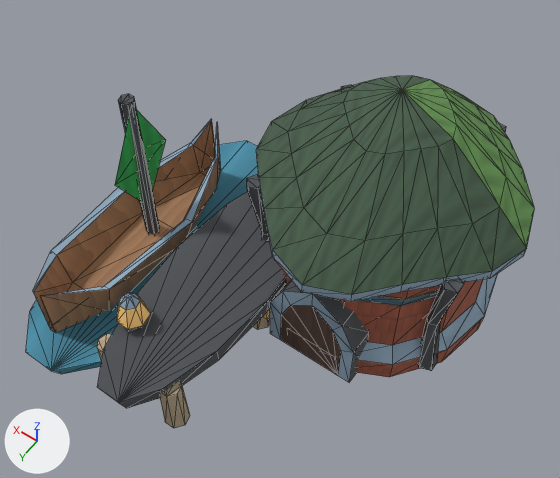
A saved change to the glTF model Assets/GodSim/Art/Models/Buildings/Elf/Commerce/bld_elf_harbor_industrial_v0.glb.
Rendered twice from a 50 mm lens placed at (-1.01, 1.46, 2.53), pointed at (-0.08, 0.16, 0.47). Every picture has the same lights, and +X, +Y and +Z are marked at lower left. The picture after the commit comes second. Mesh edges are drawn as thin lines. Vertices at exactly the same position are counted once.

Names of what the first picture shows: 'LOD0'.
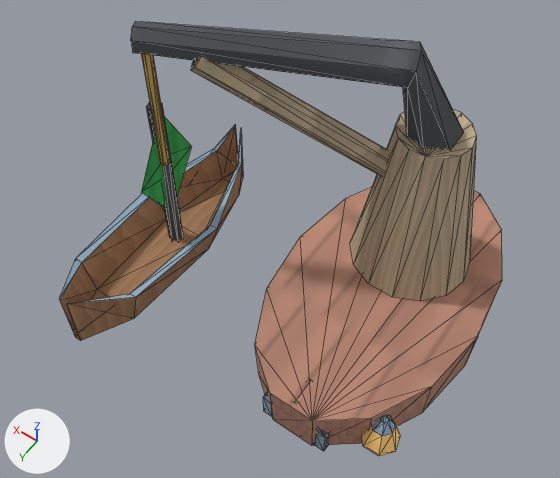
Changed parts and their boxes [x1, y1, x2, y2] in the pictures (560 x 478 px; the box of a moved part takes in the faces that stretch with it):
'LOD0', reshaped (13% narrower, 24% taller)
    before: [26, 76, 535, 428]
    after: [60, 21, 502, 456]
part 1 of me_lod0, moved or reshaped
    before: [97, 191, 286, 408]
    after: [255, 188, 502, 446]
part 2 of me_lod0, moved or reshaped (mostly hidden before)
    before: [264, 309, 270, 320]
    after: [362, 415, 401, 456]
part 3 of me_lod0, moved or reshaped
    before: [270, 280, 369, 383]
    after: [263, 392, 329, 451]
part 4 of me_lod0, moved or reshaped
    before: [33, 119, 221, 333]
    after: [60, 125, 243, 341]
part 5 of me_lod0, added (brown)
    after: [141, 54, 170, 165]
part 6 of me_lod0, moved or reshaped
    before: [118, 94, 159, 234]
    after: [146, 102, 183, 241]
part 7 of me_lod0, moved or reshaped
    before: [115, 109, 166, 202]
    after: [141, 116, 191, 208]
part 8 of me_lod0, added (brown)
    after: [350, 109, 477, 301]
part 9 of me_lod0, added
    after: [131, 21, 464, 150]
part 10 of me_lod0, added (brown)
    after: [191, 55, 388, 176]
part 11 of me_lod0, deleted
    before: [26, 85, 506, 428]
part 12 of me_lod0, deleted (green)
    before: [256, 76, 535, 302]

Edits to the bpy script that builds the scene:
```text
Change me_lod0:
    used by ob_lod0; location = (0.0, 0.0, 0.0)
    remove me_lod0.from_pydata(...)  # 517 vertices, 857 faces; spans x -0.78..0.77, y -0.76..0.86, z 0.0..0.89
    add me_lod0.from_pydata(...)  # 214 vertices, 350 faces; spans x -0.76..0.61, y -0.65..0.71, z 0.0..1.16
    me_lod0 part 1: the loose piece of 28 vertices spanning x -0.11..0.3, y -0.33..0.86, z 0.18..0.26 is scaled about its middle by (1.83, 1.01, 2.63), then moved by (-0.49, -0.32, -0.11)
    me_lod0 part 2: the loose piece of 28 vertices spanning x -0.1..-0.02, y 0.16..0.24, z 0.04..0.15 is scaled about its middle by 1.65, then moved by (-0.6, 0.18, 0.0)
    me_lod0 part 3: the loose piece of 21 vertices spanning x -0.45..-0.1, y 0.14..0.24, z 0.0..0.42 is scaled about its middle by (0.722, 1, 0.518), then moved by (-0.12, 0.27, -0.1)
    me_lod0 part 4: the loose piece of 40 vertices spanning x 0.35..0.71, y -0.25..0.74, z 0.06..0.37 is moved by (-0.1, -0.03, 0.0)
    me_lod0 part 5: a new loose piece, a 7-sided cylinder along z spanning x 0.365..0.399, y 0.169..0.202, z 0.593..1.102, in mat_godsim_buildings
    me_lod0 part 6: the loose piece of 14 vertices spanning x 0.5..0.56, y 0.15..0.2, z 0.09..0.79 is moved by (-0.1, -0.03, 0.0)
    me_lod0 part 7: the loose piece of 6 vertices spanning x 0.51..0.53, y 0.04..0.31, z 0.25..0.78 is moved by (-0.1, -0.03, 0.0)
    me_lod0 part 8: a new loose piece of 28 vertices spanning x -0.62..-0.17, y -0.45..-0.03, z 0.22..0.84, in mat_godsim_buildings
    me_lod0 part 9: a new loose piece of 21 vertices spanning x -0.47..0.43, y -0.32..0.23, z 0.79..1.16, in mat_godsim_buildings
    me_lod0 part 10: a new loose piece of 14 vertices spanning x -0.41..0.26, y -0.26..0.17, z 0.57..1.11, in mat_godsim_buildings
    me_lod0 part 11: 13 loose pieces with 298 vertices, spanning x -0.73..0.77, y -0.69..0.86, z 0.0..0.57, are deleted
    me_lod0 part 12
    82 vertices are removed from x -0.78..0.23, y -0.76..0.31, z 0.51..0.89
    160 faces are deleted
```
